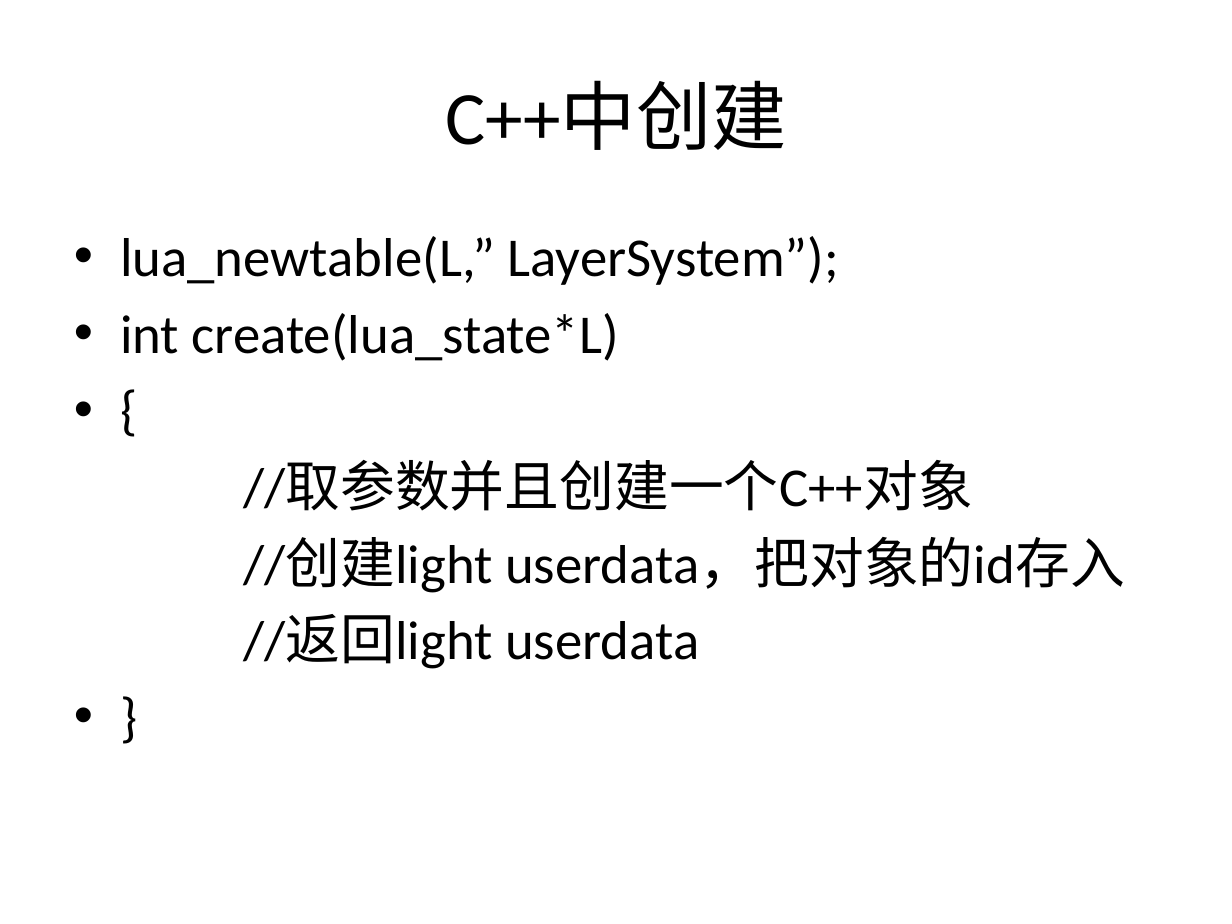
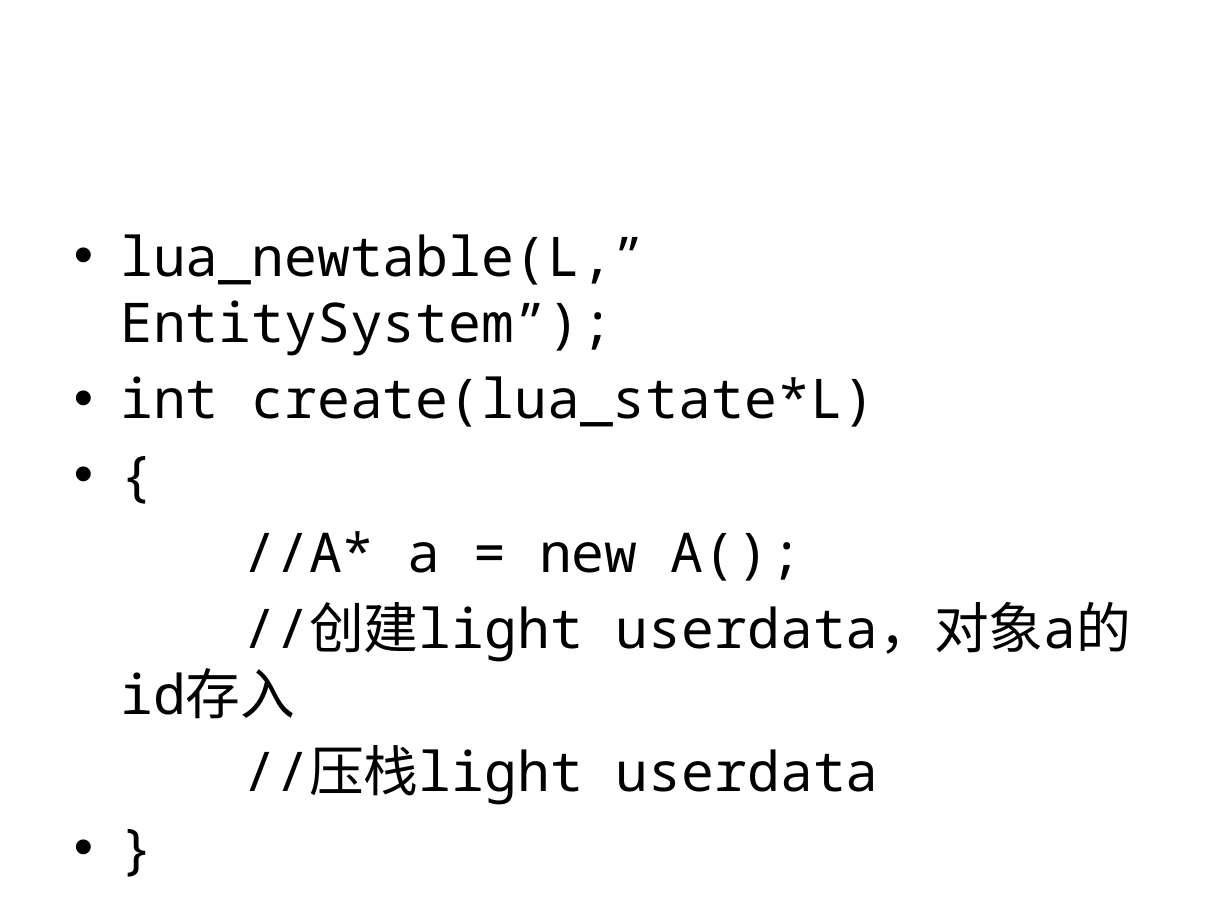
Before and after one commit to henryfung01/StreetFighter, a slide deck: slide 33 of Doc/lua1.pptx (slide 30 before the commit). Drawn at 1232x924 pixels with LibreOffice and Linux fonts; fonts in the diff are those of the drawing; background and template pictures are left out. Boxes give left, top, right and bottom in pixels: in the first picture for what was removed or moved away, otherwise in the second. Text is boxed around its words. In the diff, an @@ line names an element or a change of style, - is before the commit and + after.

```diff
--- a/Doc/lua1.pptx
+++ b/Doc/lua1.pptx
@@ text at (x1=120, y1=234, x2=646, y2=356): text changed; font Calibri to Noto Sans Mono @@
-• lua_newtable(L,” LayerSystem”);
+• lua_newtable(L,” EntitySystem”);
@@ text at (x1=120, y1=376, x2=876, y2=427): font Calibri to Noto Sans Mono in "int create(lua_state*L)", "{", "}" @@
@@ text at (x1=243, y1=531, x2=1132, y2=805): text changed; font Calibri to Noto Sans Mono @@
-//取参数并且创建一个C++对象
-//创建light userdata，把对象的id存入
-//返回light userdata
+//A* a = new A();
+//创建light userdata，对象a的id存入
+//压栈light userdata
@@ title at (x1=243, y1=602, x2=1132, y2=662): text changed; font Calibri to Roboto; text colour #000000 to #FFFFFF @@
-C++中创建
+Light userdata
```
Also in this commit, not shown: 37 other slides changed, 4 slides added, 11 slides removed, 1 other file.
